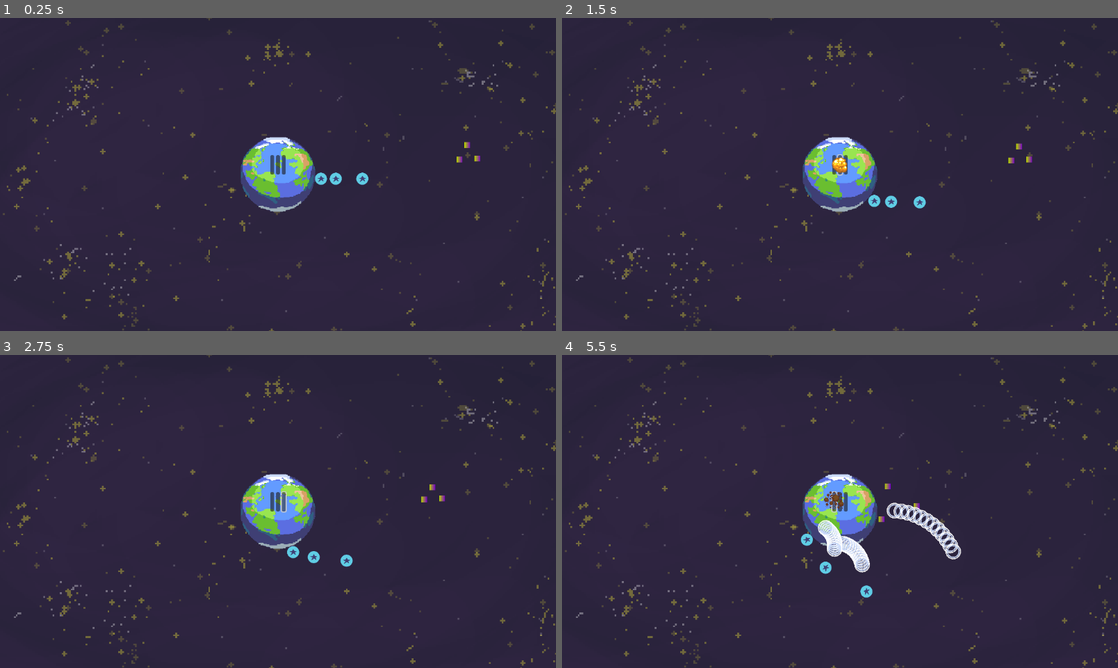
Above: before the commit, frames 1-4 (two rows, left to right).
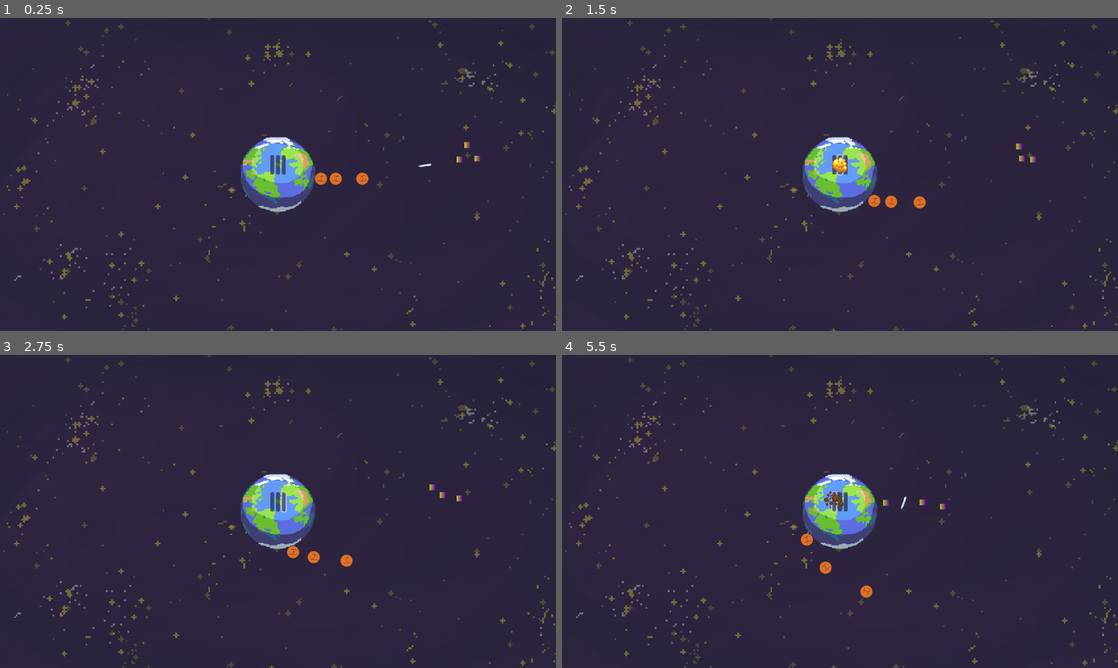
Above: after the commit, the same moments.

Repository: BoiPlex/Orbitron
Game: Godot game, scene res://scenes/game_world.tscn
Same seed, same stepped clock (60 frames per second), same inputs: the game is played once before the commit and once after it.
Inputs (mouse positions are in pixels of both pictures, inside the frame that each line leads up to):
- Up to frame 1 (0.25 s): no input
- Up to frame 2 (1.5 s): click (834, 165) at 0.5 s; click (840, 165) at 1.25 s
- Up to frame 3 (2.75 s): click (283, 502) at 2 s
- Up to frame 4 (5.5 s): click (834, 502) at 2.75 s; click (840, 502) at 3.5 s; click (845, 502) at 4.25 s; click (834, 502) at 5 s

The runs differ from the first frame. In frame 1, 0.2% of the frame differs, in the area x 56-78%, y 46-54%; in frame 2, 0.3%; in frame 3, 0.3%; in frame 4, 1.7%, in the area x 42-72%, y 40-78%.

Commit message:
more tower changes

Diff:
--- a/orbitron-game/resources/basic_ally_proj.tres
+++ b/orbitron-game/resources/basic_ally_proj.tres
@@ -11,7 +11,7 @@
 sprite_texture = ExtResource("2_fm77b")
 entity_name = "AllyProj"
 max_health = 100
-contact_damage = 30
+contact_damage = 35
 contact_knockback = 200.0
 mass = 0.2
 metadata/_custom_type_script = "uid://bdl3ke2ju4jip"
--- a/orbitron-game/resources/melee_proj.tres
+++ b/orbitron-game/resources/melee_proj.tres
@@ -11,7 +11,7 @@
 sprite_texture = ExtResource("2_3mfko")
 entity_name = ""
 max_health = 100
-contact_damage = 10
+contact_damage = 15
 contact_knockback = 20.0
 mass = 1.0
 metadata/_custom_type_script = "uid://bdl3ke2ju4jip"
--- a/orbitron-game/resources/melee_tower_II.tres
+++ b/orbitron-game/resources/melee_tower_II.tres
@@ -11,7 +11,7 @@
 cost = 100
 orbiting_speed = 120.0
 projectile = ExtResource("1_vpdqb")
-fire_rate = 15.0
+fire_rate = 20.0
 spread_copies = 1
 spread_angle = 0.0
 bursts = 1
--- a/orbitron-game/resources/melee_tower_III.tres
+++ b/orbitron-game/resources/melee_tower_III.tres
@@ -9,7 +9,7 @@
 cost = 100
 orbiting_speed = 150.0
 projectile = ExtResource("1_tx3y6")
-fire_rate = 15.0
+fire_rate = 25.0
 spread_copies = 2
 spread_angle = 0.3
 bursts = 1
--- a/orbitron-game/scenes/tower.tscn
+++ b/orbitron-game/scenes/tower.tscn
@@ -2,7 +2,7 @@
 
 [ext_resource type="Script" uid="uid://bact5q3bmxsrh" path="res://scripts/bodies/tower.gd" id="1_qrbg1"]
 [ext_resource type="Script" uid="uid://djiqi435icfju" path="res://scripts/components/hitbox_component.gd" id="2_jfguu"]
-[ext_resource type="Resource" uid="uid://bjdegyhfny7mk" path="res://resources/repulsor_tower_III.tres" id="2_xl0gn"]
+[ext_resource type="Resource" uid="uid://grck8mtpfay0" path="res://resources/shoot_tower_I.tres" id="2_xl0gn"]
 [ext_resource type="Script" uid="uid://c7wj8tj6k5kjl" path="res://scripts/components/colored_collider.gd" id="3_85u2j"]
 [ext_resource type="Script" uid="uid://bsmkv7habdqi5" path="res://scripts/components/hurtbox_component.gd" id="4_xl0gn"]
 [ext_resource type="Script" uid="uid://bhkkdgseo08jf" path="res://scripts/components/detection_component.gd" id="5_jfguu"]
Binary file changed: orbitron-game/assets/meleeproj.png
